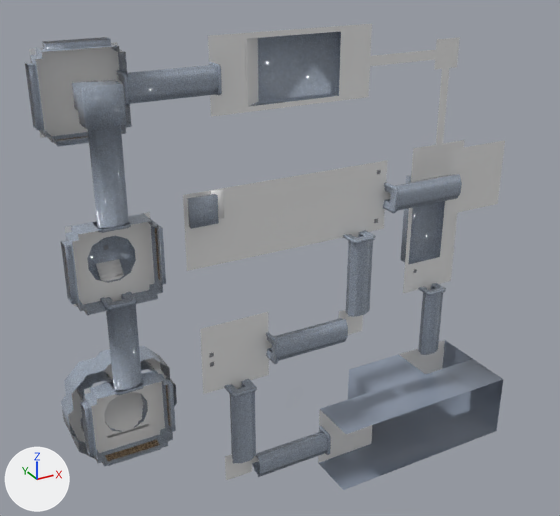
Before and after pictures for a commit that changed the FBX model LD29/LD29Content/models/level1.fbx.
One viewpoint serves both versions: a 50 mm lens placed at (-0.322, -1.219, 0.815), pointed at (0.343, -0.01, 0.211). Lighting does not change. The marker at lower left points along +X, +Y and +Z. Where no turn or scale is listed for an object, it has been applied to the vertices. Vertices at the same position are counted once.

Names of what the first picture shows: 'floor', 'glass', 'stairs', 'walls'.
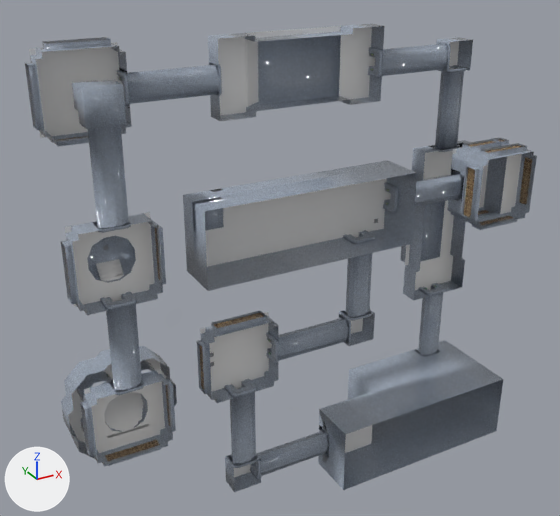
Where the newer file only moved an object's origin or applied its transform, the numbers keep the older frame.

Boxes (x1, y1, x2, y2) around the edits, measured in the pictures (560 x 516 px):
'walls', reshaped (7% wider): before (25, 31, 503, 490); after (25, 24, 537, 492)
'glass', reshaped: before (57, 136, 170, 461); after (57, 136, 532, 461)
'Cube', rescaled (not visible before): after (107, 53, 455, 376)
part 1 of me_walls, added: after (228, 456, 257, 468)
part 2 of me_walls, added: after (251, 462, 257, 475)
part 3 of me_walls, added: after (250, 459, 261, 480)
part 4 of me_walls, added: after (339, 314, 351, 343)
part 5 of me_walls, added: after (342, 311, 371, 321)
part 6 of me_walls, added: after (368, 51, 378, 73)
part 7 of me_walls, added: after (368, 47, 383, 78)
part 8 of me_walls, added: after (432, 145, 459, 152)
part 9 of me_walls, added: after (447, 65, 467, 72)
part 10 of me_walls, added: after (436, 41, 451, 70)
part 11 of me_walls, built on: before (187, 194, 219, 229); after (183, 24, 537, 492)
part 12 of me_walls, surface changed: (117, 35, 462, 476) in both
part 13 of me_glass, added: after (479, 216, 513, 225)
part 14 of me_glass, added: after (485, 146, 521, 153)
part 15 of me_glass, added: after (464, 167, 475, 217)
part 16 of me_glass, added: after (519, 157, 532, 205)
part 17 of me_glass, added: after (468, 140, 502, 147)
part 18 of me_glass, added: after (214, 313, 264, 328)
part 19 of me_glass, added: after (200, 345, 204, 389)

The change, as a diff of the scene's bpy script:
```diff
--- a/LD29/LD29Content/models/level1.fbx.py
+++ b/LD29/LD29Content/models/level1.fbx.py
@@ me_walls @@
-me_walls.from_pydata(...)  # 1749 vertices, 1289 faces; spans x -0.1..0.83, y -0.16..0.07, z -0.27..0.64
+me_walls.from_pydata(...)  # 2962 vertices, 2476 faces; spans x -0.1..0.86, y -0.16..0.07, z -0.27..0.64
+# me_walls part 1: the loose piece of 24 vertices spanning x -0.026..0.026, y -0.099..-0.06, z 0.065..0.07 is copied, and the copy is moved by (0.22, 0.0, -0.24); it spans x 0.194..0.246, y -0.099..-0.06, z -0.175..-0.17
+# me_walls part 2: the loose piece of 16 vertices spanning x 0.287..0.289, y -0.093..-0.06, z 0.04..0.081 is copied, and the copy is moved by (-0.04, 0.0, -0.26); it spans x 0.247..0.248, y -0.093..-0.06, z -0.22..-0.179
+# me_walls part 3: the loose piece of 24 vertices spanning x 0.285..0.29, y -0.099..-0.06, z 0.034..0.086 is copied, and the copy is moved by (-0.04, 0.0, -0.26); it spans x 0.245..0.25, y -0.099..-0.06, z -0.226..-0.174
+# me_walls part 4: the loose piece of 24 vertices spanning x 0.41..0.415, y -0.099..-0.06, z -0.226..-0.174 is copied, and the copy is moved by (0.04, 0.0, 0.26); it spans x 0.45..0.455, y -0.099..-0.06, z 0.034..0.086
+# me_walls part 5: the loose piece of 24 vertices spanning x 0.454..0.506, y -0.099..-0.06, z 0.25..0.255 is copied, and the copy is turned -180 degrees about the y axis through its middle, then moved by (0.0, 0.0, -0.165); it spans x 0.454..0.506, y -0.099..-0.06, z 0.085..0.09
+# me_walls part 6: the loose piece of 16 vertices spanning x 0.067..0.068, y 0.007..0.04, z 0.54..0.581 is copied, and the copy is moved by (0.5, 0.0, 0.0); it spans x 0.566..0.568, y 0.007..0.04, z 0.54..0.581
+# me_walls part 7: the loose piece of 24 vertices spanning x 0.545..0.55, y -0.099..-0.06, z 0.294..0.346 is copied, and the copy is moved by (0.02, 0.1, 0.24); it spans x 0.565..0.57, y 0.001..0.04, z 0.534..0.586
+# me_walls part 8: the loose piece of 24 vertices spanning x -0.026..0.026, y -0.099..-0.06, z 0.365..0.37 is copied, and the copy is moved by (0.76, 0.1, 0.0); it spans x 0.734..0.786, y 0.001..0.04, z 0.365..0.37
+# me_walls part 9: the loose piece of 24 vertices spanning x 0.734..0.786, y 0.001..0.04, z 0.03..0.035 is copied, and the copy is moved by (0.0, 0.0, 0.5); it spans x 0.734..0.786, y 0.001..0.04, z 0.53..0.535
+# me_walls part 10: the loose piece of 24 vertices spanning x 0.23..0.235, y 0.001..0.04, z 0.534..0.586 is copied, and the copy is moved by (0.5, 0.0, 0.0); it spans x 0.73..0.735, y 0.001..0.04, z 0.534..0.586
+# me_walls part 11: 7 vertices removed from x 0.13..0.18, y -0.09..-0.08, z 0.34..0.39; 820 vertices added at x 0.13..0.86, y -0.16..0.04, z -0.27..0.63
+# me_walls part 12: 1273 kept faces spanning x -0.1..0.79, y -0.1..0.07, z -0.226..0.64 get new texture (UV) coordinates
 me_walls.materials.append(mat_none__metal2_tex_png)
@@ me_glass @@
 me_glass.from_pydata(...)  # 32 vertices, 8 faces; spans x -0.075..0.075, y -0.09..0.035, z -0.075..0.635
+# me_glass part 13: the loose piece of 4 vertices spanning x -0.05..0.05, y -0.09..-0.065, z -0.075 is copied, and the copy is moved by (0.78, -0.05, 0.32); it spans x 0.73..0.83, y -0.14..-0.115, z 0.245
+# me_glass part 14: the loose piece of 4 vertices spanning x -0.05..0.05, y 0.01..0.035, z 0.485 is copied, and the copy is moved by (0.78, -0.15, -0.09); it spans x 0.73..0.83, y -0.14..-0.115, z 0.395
+# me_glass part 15: the loose piece of 4 vertices spanning x 0.075, y -0.09..-0.065, z 0.25..0.35 is copied, and the copy is moved by (0.63, -0.05, 0.02); it spans x 0.705, y -0.14..-0.115, z 0.27..0.37
+# me_glass part 16: the loose piece of 4 vertices spanning x 0.075, y -0.09..-0.065, z 0.25..0.35 is copied, and the copy is moved by (0.78, -0.05, 0.02); it spans x 0.855, y -0.14..-0.115, z 0.27..0.37
+# me_glass part 17: the loose piece of 4 vertices spanning x -0.05..0.05, y 0.01..0.035, z 0.485 is copied, and the copy is moved by (0.78, -0.1, -0.09); it spans x 0.73..0.83, y -0.09..-0.065, z 0.395
+# me_glass part 18: the loose piece of 4 vertices spanning x -0.05..0.05, y -0.09..-0.065, z -0.075 is copied, and the copy is moved by (0.22, 0.0, 0.21); it spans x 0.17..0.27, y -0.09..-0.065, z 0.135
+# me_glass part 19: the loose piece of 4 vertices spanning x 0.075, y -0.09..-0.065, z -0.05..0.05 is copied, and the copy is moved by (0.07, 0.0, 0.06); it spans x 0.145, y -0.09..-0.065, z 0.01..0.11
 me_glass.materials.append(mat_none__wood_tex_png)
@@ ob_cube @@
 ob_cube.rotation_euler = (1.571, 0.0, 0.0)  # degrees (90, 0, 0)
-ob_cube.scale = (0.002, 0.002, 0.002)
+ob_cube.scale = (0.01, 0.01, 0.01)
```
